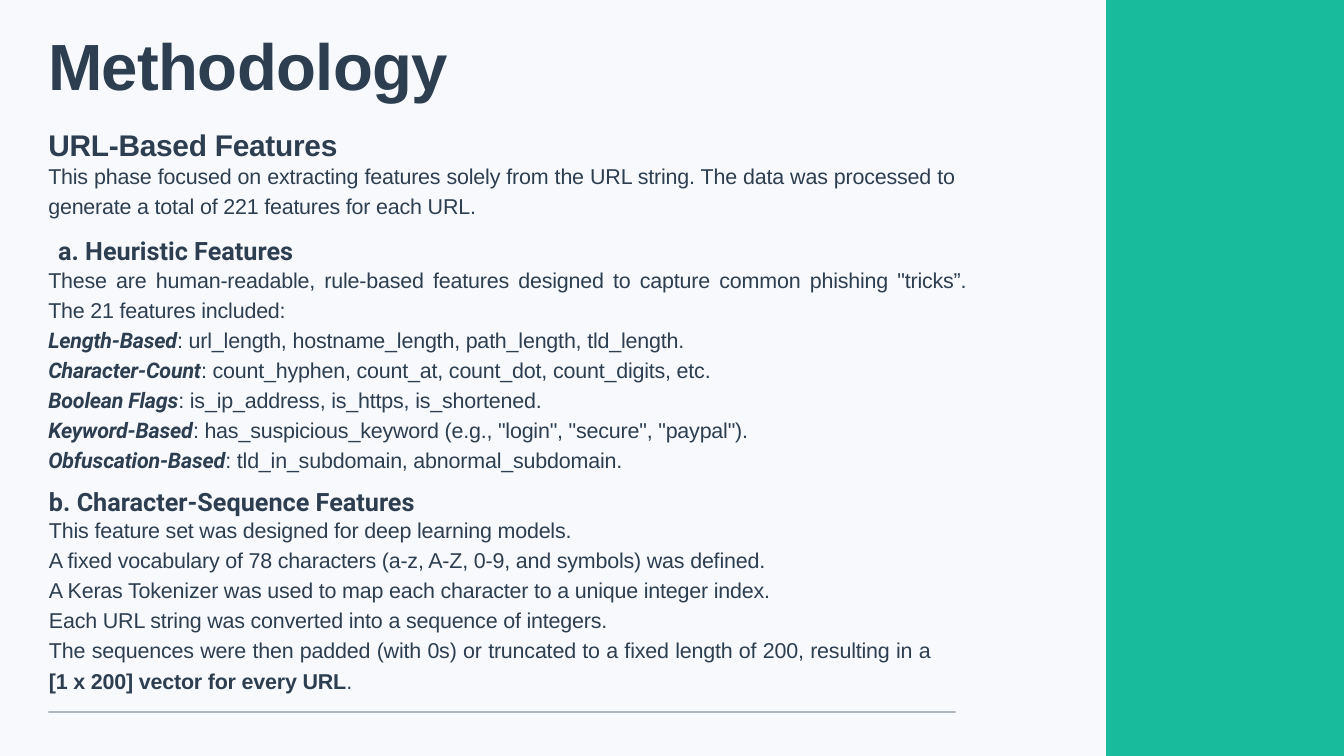
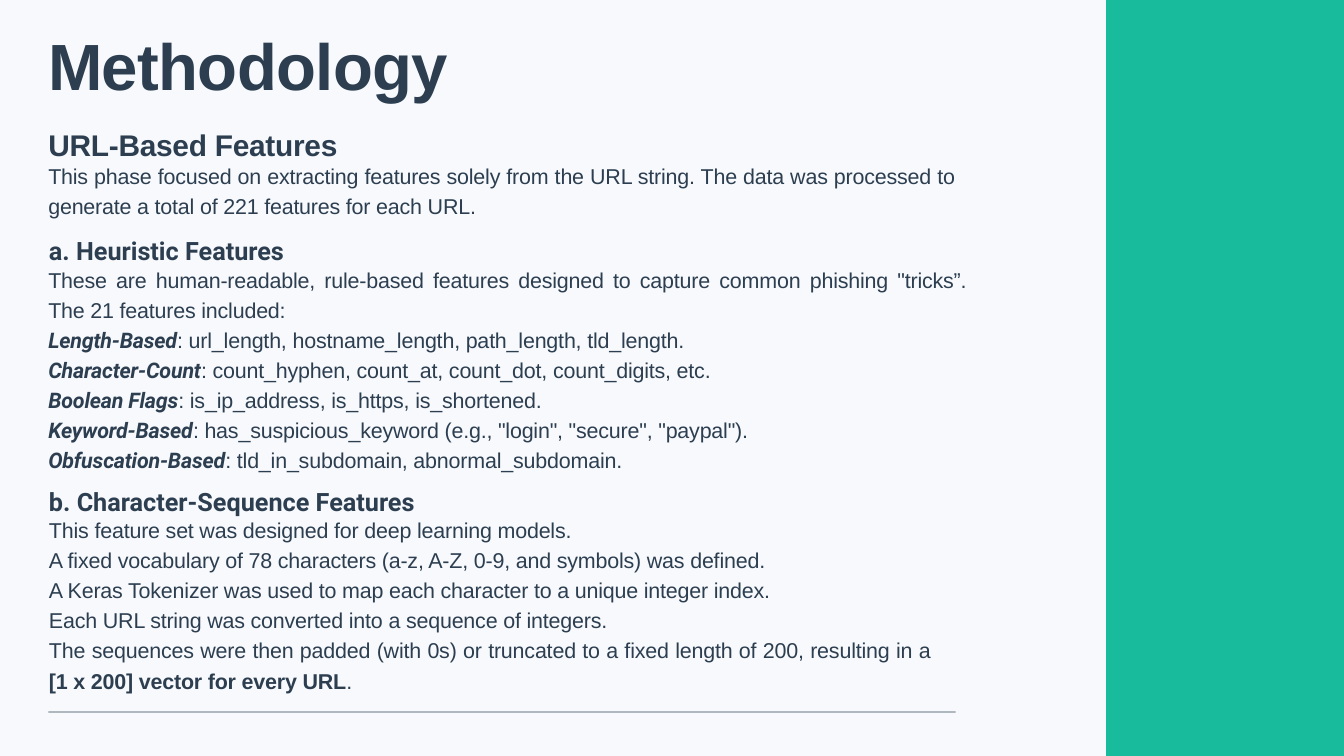
Before and after one commit to Artist06/25HR07, a slide deck: slide 7 of 25HR07.pptx. Drawn at 1344x756 pixels with LibreOffice and Linux fonts; fonts in the diff are those of the drawing. Boxes give left, top, right and bottom in pixels: in the first picture for what was removed or moved away, otherwise in the second. Text is boxed around its words. In the diff, an @@ line names an element or a change of style, - is before the commit and + after.

Commit message:
fixed some formatting in ppt

```diff
--- a/25HR07.pptx
+++ b/25HR07.pptx
@@ text "a. Heuristic Features" at bbox=[49, 241, 284, 261]: alignment centre to left @@
```
Also in this commit, not shown: 1 other slide changed.
